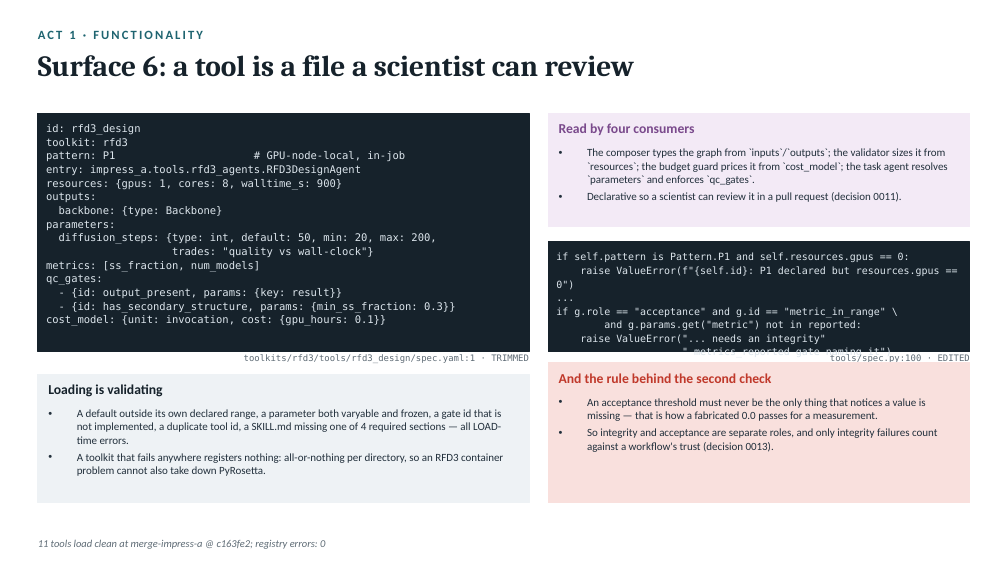
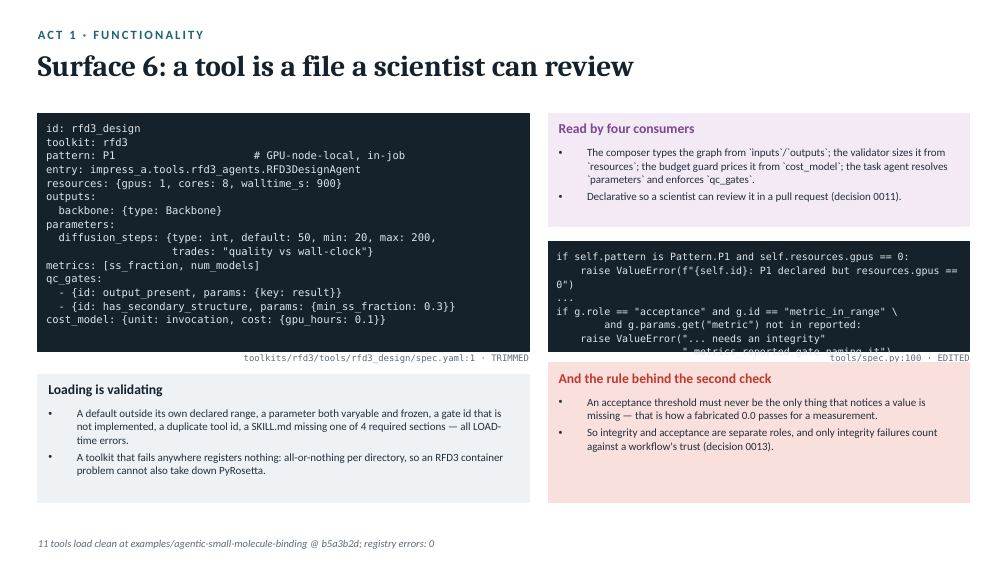
Before and after one commit to radical-collaboration/IMPRESS, a slide deck: slide 10 of agent/slides/api/impress-a-api.pptx. Drawn at 1008x567 pixels with LibreOffice and Linux fonts; fonts in the diff are those of the drawing. Boxes give left, top, right and bottom in pixels: in the first picture for what was removed or moved away, otherwise in the second. Text is boxed around its words. In the diff, an @@ line names an element or a change of style, - is before the commit and + after.

```diff
--- a/agent/slides/api/impress-a-api.pptx
+++ b/agent/slides/api/impress-a-api.pptx
@@ text at <box>38,539,434,549</box>: text changed @@
-11 tools load clean at merge-impress-a @ c163fe2; registry errors: 0
+11 tools load clean at examples/agentic-small-molecule-binding @ b5a3b2d; registry errors: 0
```
Also in this commit, not shown: 12 other slides changed, 4 slides added, 9 other files.
